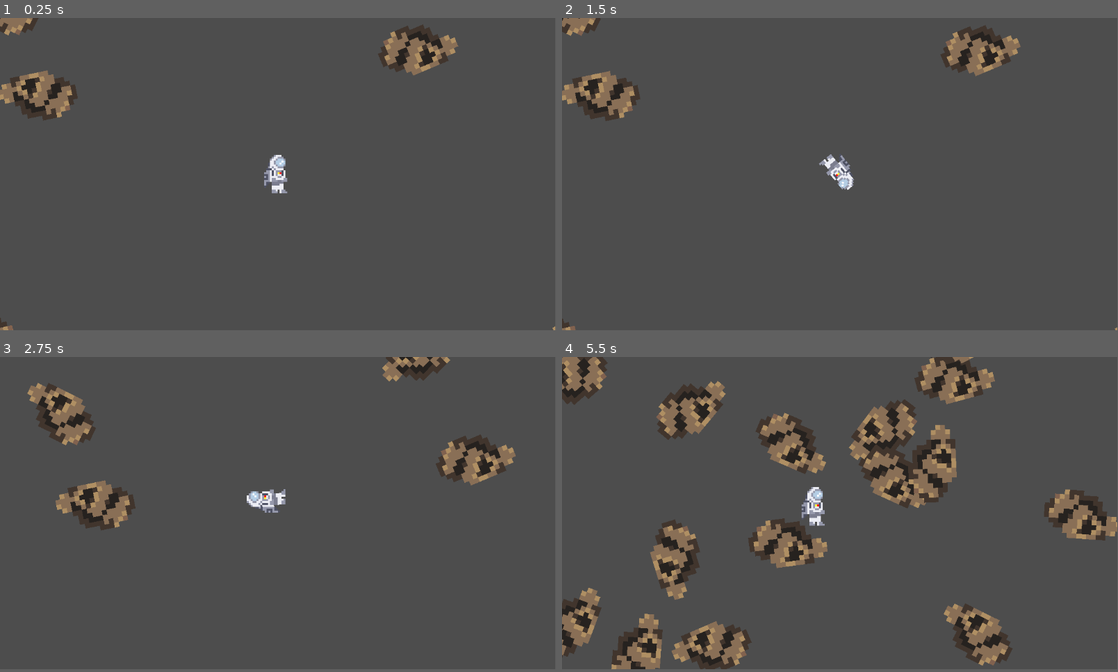
Above: before the commit, frames 1-4 (two rows, left to right).
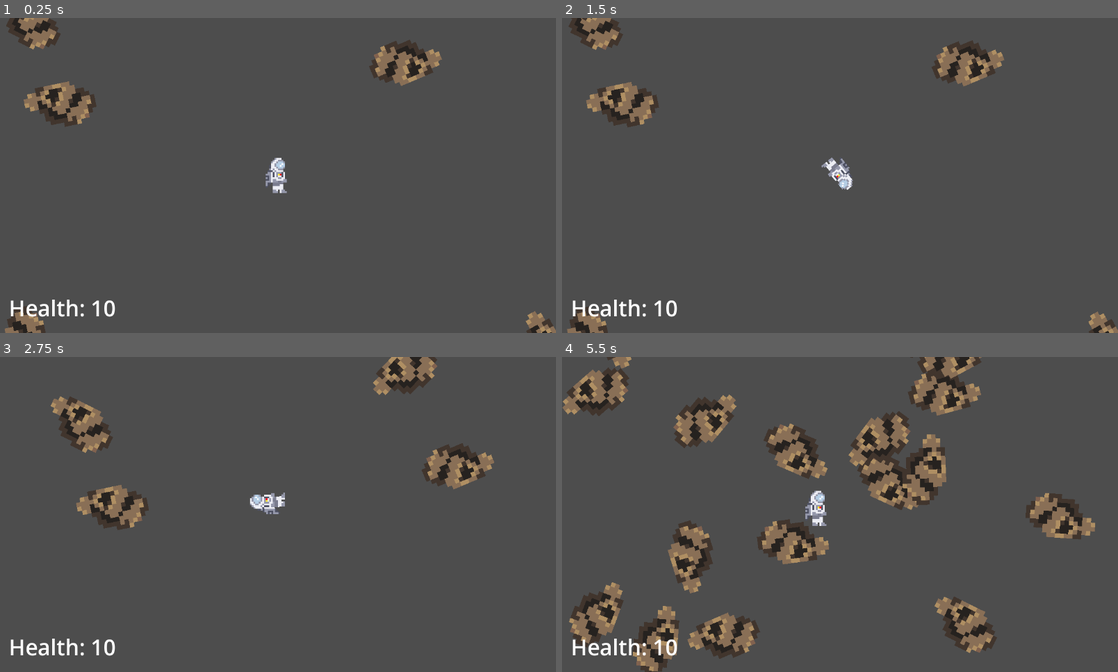
Above: after the commit, the same moments.

Repository: AgilMonkey/NoOxygenGame-ItechGamejam2023
Game: Godot game, scene res://scenes/Main.tscn
Same seed, same stepped clock (60 frames per second), same inputs: the game is played once before the commit and once after it.
Inputs:
- Up to frame 1 (0.25 s): no input
- Up to frame 2 (1.5 s): tap Enter at 0.5 s; hold Right (move_right) 0.53-1.28 s; hold Down (move_back) from 1.28 s (still down)
- Up to frame 3 (2.75 s): release Down (move_back) at 2.03 s; hold Right (move_right) from 2.03 s (still down)
- Up to frame 4 (5.5 s): release Right (move_right) at 2.78 s; hold Up (move_forward) 2.78-3.53 s; hold Left (move_left) 3.53-5.03 s; hold Down (move_back) from 5.03 s (still down)
In our replay, the window is 799x449 before the commit and 800x453 after it. These sizes can differ from the game's own. Grey fills any space a smaller window leaves; there, only what the larger window draws over its background counts as a difference.

The runs differ from the first frame. In frame 1, 5.4% of the frame differs, in the area x 0-100%, y 0-100%; in frame 2, 5.4%; in frame 3, 6.5%; in frame 4, 21%.

Commit message:
Membuat script health + menganu ui health buat debug

Diff:
--- a/objects/asteroid/asteroid.tscn
+++ b/objects/asteroid/asteroid.tscn
@@ -2,7 +2,8 @@
 
 [ext_resource type="Texture2D" uid="uid://csab5fb452a4q" path="res://assets/asteroids/tile000.png" id="1_dnr0v"]
 
-[node name="Asteroid" type="RigidBody2D"]
+[node name="Asteroid" type="RigidBody2D" groups=["damaging"]]
+collision_layer = 5
 mass = 100.0
 gravity_scale = 0.0
 
--- a/objects/astronot/astronot.gd
+++ b/objects/astronot/astronot.gd
@@ -11,6 +11,12 @@
 
 var _input_dir := Vector2.ZERO
 var _rot_dir := 0
+
+signal on_health_changed(cur_health: int)
+
+
+func _ready() -> void:
+	on_health_changed.emit(health) # Dianu biar ui berubah
 
 
 func _physics_process(delta: float) -> void:
@@ -30,3 +36,14 @@
 
 	linear_velocity = linear_velocity.limit_length(max_speed)
 	angular_velocity = _rot_dir * rot_speed * delta
+
+
+func damage(amount: int):
+	health -= amount
+	health = clamp(health, 0, INF)
+	on_health_changed.emit(health)
+
+
+func _on_body_entered(body: Node) -> void:
+	if body.is_in_group("damaging"):
+		damage(1)
--- a/objects/astronot/astronot.tscn
+++ b/objects/astronot/astronot.tscn
@@ -13,6 +13,8 @@
 collision_mask = 5
 physics_material_override = ExtResource("1_05pj7")
 gravity_scale = 0.0
+max_contacts_reported = 10
+contact_monitor = true
 script = ExtResource("2_e6crm")
 
 [node name="sprite" type="Sprite2D" parent="."]
@@ -21,3 +23,5 @@
 
 [node name="CollisionShape2D" type="CollisionShape2D" parent="."]
 shape = SubResource("CapsuleShape2D_evu6n")
+
+[connection signal="body_entered" from="." to="." method="_on_body_entered"]
--- /dev/null
+++ b/objects/health_ui.gd
@@ -0,0 +1,5 @@
+extends Label
+
+
+func _on_astronot_on_health_changed(cur_health) -> void:
+	text = "Health: " + str(cur_health)
--- a/project.godot
+++ b/project.godot
@@ -14,6 +14,11 @@
 run/main_scene="res://scenes/Main.tscn"
 config/features=PackedStringArray("4.1", "Mobile")
 config/icon="res://icon.png"
+
+[display]
+
+window/size/viewport_width=1270
+window/size/viewport_height=720
 
 [input]
 
--- a/scenes/Main.tscn
+++ b/scenes/Main.tscn
@@ -1,9 +1,10 @@
-[gd_scene load_steps=5 format=3 uid="uid://c3ex6cnoi4jt4"]
+[gd_scene load_steps=6 format=3 uid="uid://c3ex6cnoi4jt4"]
 
 [ext_resource type="Script" path="res://objects/spawn_manager.gd" id="1_d0t83"]
 [ext_resource type="PackedScene" uid="uid://cd8y4ij1ee2ol" path="res://objects/asteroid/asteroid.tscn" id="2_doyi7"]
 [ext_resource type="PackedScene" uid="uid://uou4ssvxdcly" path="res://objects/astronot/astronot.tscn" id="3_5ol35"]
 [ext_resource type="Script" path="res://objects/spawn_around.gd" id="4_dmxju"]
+[ext_resource type="Script" path="res://objects/health_ui.gd" id="5_n3ltv"]
 
 [node name="Main" type="Node2D"]
 
@@ -20,5 +21,28 @@
 [node name="SpawnAround" type="Node2D" parent="Astronot"]
 script = ExtResource("4_dmxju")
 
-[node name="Node2D" type="Node2D" parent="."]
-position = Vector2(646, 517)
+[node name="CanvasLayer" type="CanvasLayer" parent="."]
+
+[node name="Control" type="Control" parent="CanvasLayer"]
+layout_mode = 3
+anchors_preset = 15
+anchor_right = 1.0
+anchor_bottom = 1.0
+grow_horizontal = 2
+grow_vertical = 2
+
+[node name="HealthUI" type="Label" parent="CanvasLayer/Control"]
+layout_mode = 1
+anchors_preset = 2
+anchor_top = 1.0
+anchor_bottom = 1.0
+offset_left = 20.0
+offset_top = -92.0
+offset_right = 267.0
+offset_bottom = -20.0
+grow_vertical = 0
+theme_override_font_sizes/font_size = 50
+text = "Health: 10"
+script = ExtResource("5_n3ltv")
+
+[connection signal="on_health_changed" from="Astronot" to="CanvasLayer/Control/HealthUI" method="_on_astronot_on_health_changed"]
